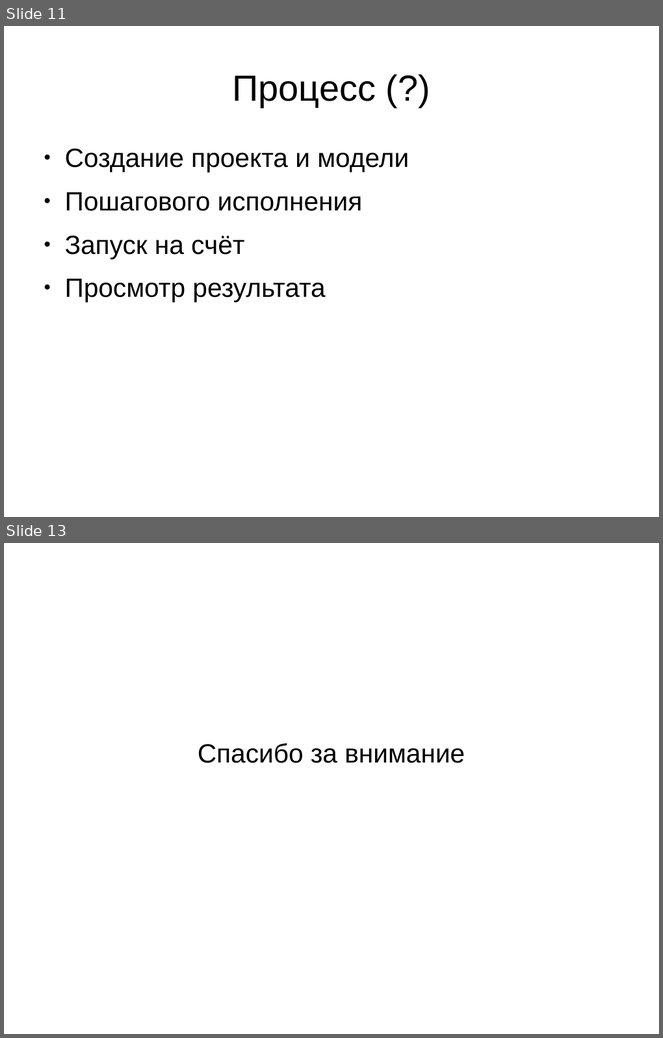
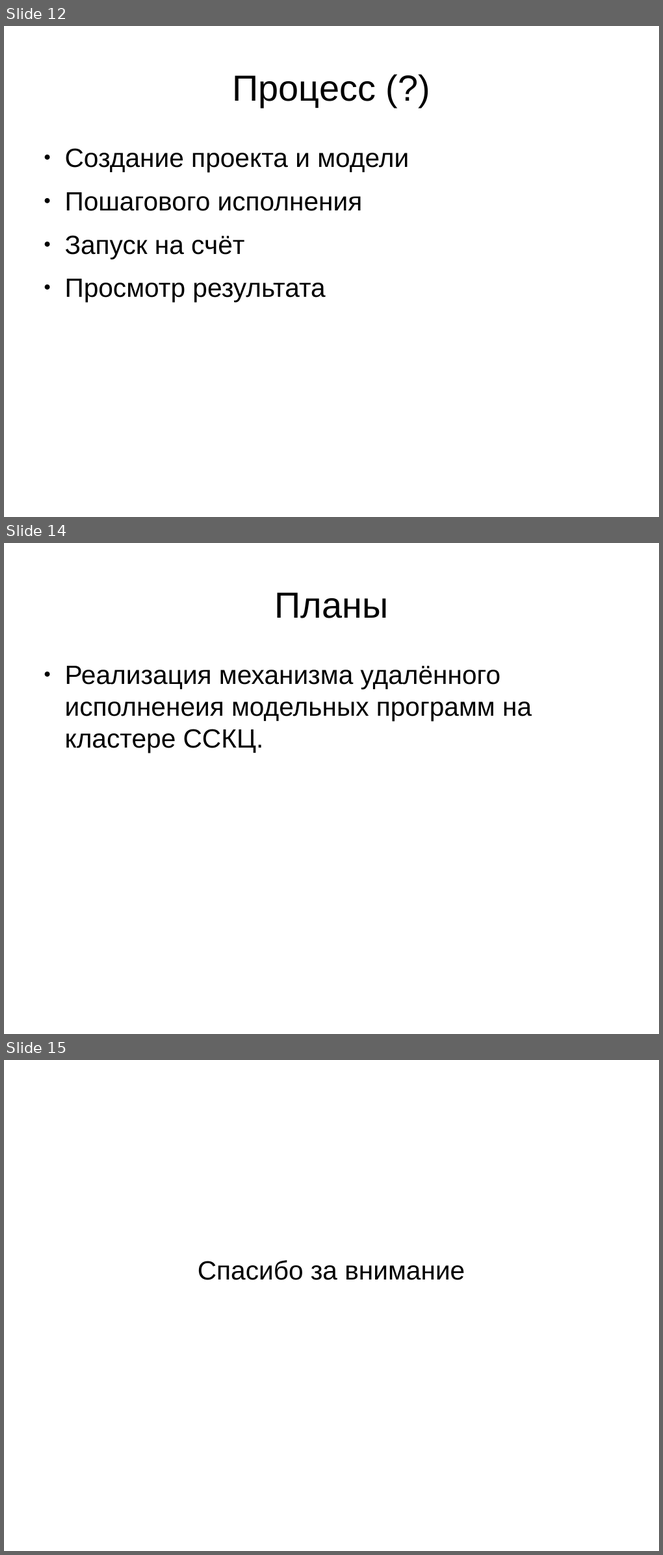
Before and after one commit to zaic/cavis, a slide deck: doc/issc.odp. Shown one above the other, each under a label of ours: slides 11 and 13 before the commit, slides 12, 14 and 15 after it; the slides between them are not shown. The pictures are 663x1038 and 663x1555 pixels, drawn with LibreOffice and Linux fonts; fonts in the diff are those of the drawing. Boxes give left, top, right and bottom in pixels: in the first picture for what was removed or moved away, otherwise in the second. Text is boxed around its words. In the diff, an @@ line names an element or a change of style, - is before the commit and + after.

```diff
--- a/doc/issc.odp
+++ b/doc/issc.odp
@@ slide 14 added at (x1=4, y1=543, x2=659, y2=1034), background #FFFFFF @@
@@ title added at (x1=274, y1=592, x2=388, y2=618), 44 pt, text #000000 @@
+Планы
@@ text added at (x1=65, y1=666, x2=532, y2=752), 32 pt, text #000000 @@
+● Реализация механизма удалённого исполненеия модельных программ на кластере ССКЦ.
@@ what was slide 11 is now slide 12 @@
@@ what was slide 13 is now slide 15 @@
```
Also in this commit, not shown: 4 slides changed, 4 other slides added, 3 slides removed, 4 other files.
